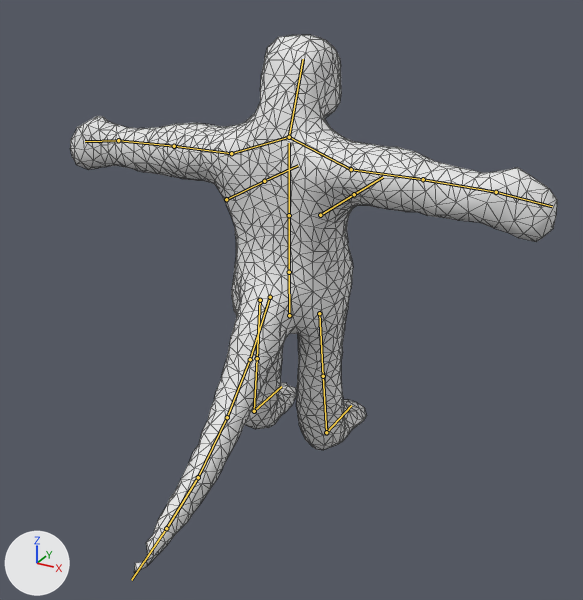
The FBX model models/Ogre.fbx: old version first, new version second.
Rendered twice from a camera (50 mm lens) standing at (3.68, -6.65, 2.52) and looking at (0.47, -0.82, -0.4). The lights are fixed; the arrows at lower left show +X, +Y and +Z. The older version comes first. The bones that change, and the others that lie on the model, are drawn over the model as lines. Mesh edges are drawn as thin lines.

Names of what the first picture shows: 'Ogre'.
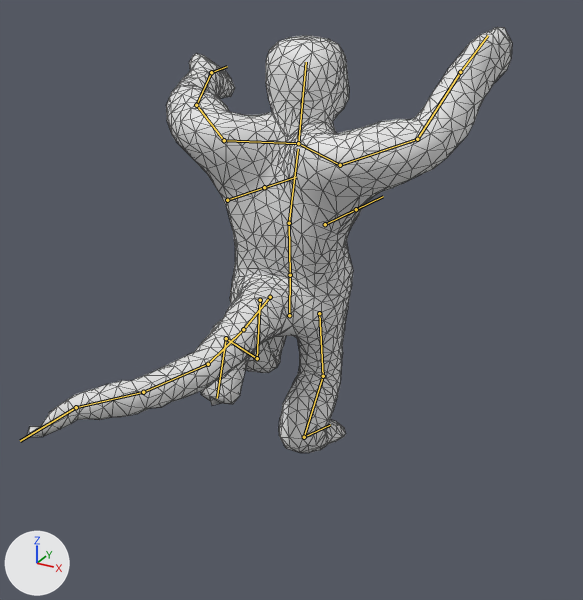
The newer file adds an action. The first version stands in its rest pose; the second is drawn at frame 6 of the action 'OgreChase'.

Location of each change, [x1, y1, x2, y2] in pixels of the pictures (583 x 600 px):
```json
{"object": "Ogre", "change": "posed", "before": [70, 35, 557, 573], "after": [27, 27, 512, 453], "on screen": "21% shorter"}
{"bone": "Body1", "before": "(289, 315) to (289, 272)", "after": "(289, 315) to (290, 275)"}
{"bone": "Body2", "before": "(289, 272) to (289, 215)", "after": "(290, 275) to (289, 223)"}
{"bone": "Body3", "before": "(289, 215) to (289, 143)", "after": "(289, 223) to (298, 149)"}
{"bone": "Head", "before": "(289, 137) to (303, 59)", "after": "(298, 143) to (306, 62)"}
{"bone": "LeftShoulder", "before": "(289, 137) to (231, 153)", "after": "(298, 143) to (224, 140)"}
{"bone": "UpperLeftArm", "before": "(231, 153) to (174, 146)", "after": "(224, 140) to (196, 105)"}
{"bone": "LowerLeftArm", "before": "(174, 146) to (118, 140)", "after": "(196, 105) to (211, 72)"}
{"bone": "LeftClaw", "before": "(118, 140) to (85, 141)", "after": "(211, 72) to (227, 66)"}
{"bone": "RightShoulder", "before": "(289, 137) to (351, 169)", "after": "(298, 143) to (340, 165)"}
{"bone": "UpperRightArm", "before": "(351, 169) to (423, 179)", "after": "(340, 165) to (417, 139)"}
{"bone": "LowerRightArm", "before": "(423, 179) to (496, 192)", "after": "(417, 139) to (460, 72)"}
{"bone": "RightClaw", "before": "(496, 192) to (552, 206)", "after": "(460, 72) to (488, 35)"}
{"bone": "LowerLeftLeg", "before": "(257, 358) to (254, 411)", "after": "(257, 358) to (226, 338)"}
{"bone": "LeftFoot", "before": "(254, 411) to (281, 386)", "after": "(226, 338) to (217, 398)"}
{"bone": "LowerRightLeg", "before": "(323, 376) to (326, 432)", "after": "(323, 376) to (304, 437)"}
{"bone": "RightFoot", "before": "(326, 432) to (351, 405)", "after": "(304, 437) to (330, 425)"}
{"bone": "Tail1", "before": "(270, 297) to (250, 359)", "after": "(270, 297) to (243, 329)"}
{"bone": "Tail2", "before": "(250, 359) to (227, 417)", "after": "(243, 329) to (208, 364)"}
{"bone": "Tail3", "before": "(227, 417) to (198, 477)", "after": "(208, 364) to (143, 392)"}
{"bone": "Tail4", "before": "(198, 477) to (166, 528)", "after": "(143, 392) to (76, 407)"}
{"bone": "Tail5", "before": "(166, 528) to (131, 580)", "after": "(76, 407) to (20, 441)"}
```

Scene script edits in JSON lines:
```json
{"block": "bone_body1", "where": "bone_body1 = bpy.data.objects['Ogre_Armature'].pose.bones['Body1']"}
{"op": "set", "path": "bone_body1.rotation_quaternion", "old": "(1.0, 0.0, 0.0, 0.0)", "new": "(0.997, 0.06, 0.011, -0.042)", "note": "degrees (0, 0, 0) -> degrees (7, 2, -5)"}
{"block": "bone_body2", "where": "bone_body2 = bpy.data.objects['Ogre_Armature'].pose.bones['Body2']  # child of 'Body1'"}
{"op": "set", "path": "bone_body2.rotation_quaternion", "old": "(1.0, 0.0, 0.0, 0.0)", "new": "(0.999, 0.034, 0.0, 0.0)", "note": "degrees (0, 0, 0) -> degrees (4, 0, 0)"}
{"block": "bone_body3", "where": "bone_body3 = bpy.data.objects['Ogre_Armature'].pose.bones['Body3']  # child of 'Body2'"}
{"op": "set", "path": "bone_body3.rotation_quaternion", "old": "(1.0, 0.0, 0.0, 0.0)", "new": "(0.99, -0.142, 0.0, 0.0)", "note": "degrees (0, 0, 0) -> degrees (-16, 0, 0)"}
{"block": "bone_head", "where": "bone_head = bpy.data.objects['Ogre_Armature'].pose.bones['Head']  # child of 'Body3'"}
{"op": "set", "path": "bone_head.rotation_quaternion", "old": "(1.0, 0.0, 0.0, 0.0)", "new": "(0.975, 0.221, 0.0, 0.0)", "note": "degrees (0, 0, 0) -> degrees (25, 0, 0)"}
{"block": "bone_leftshoulder", "where": "bone_leftshoulder = bpy.data.objects['Ogre_Armature'].pose.bones['LeftShoulder']  # child of 'Body3'"}
{"op": "set", "path": "bone_leftshoulder.rotation_quaternion", "old": "(1.0, 0.0, 0.0, 0.0)", "new": "(0.954, 0.274, -0.013, -0.121)", "note": "degrees (0, 0, 0) -> degrees (32, 2, -14)"}
{"block": "bone_upperleftarm", "where": "bone_upperleftarm = bpy.data.objects['Ogre_Armature'].pose.bones['UpperLeftArm']  # child of 'LeftShoulder'"}
{"op": "set", "path": "bone_upperleftarm.rotation_quaternion", "old": "(1.0, 0.0, 0.0, 0.0)", "new": "(0.84, -0.503, -0.201, -0.023)", "note": "degrees (0, 0, 0) -> degrees (-64, -21, 10)"}
{"block": "bone_lowerleftarm", "where": "bone_lowerleftarm = bpy.data.objects['Ogre_Armature'].pose.bones['LowerLeftArm']  # child of 'UpperLeftArm'"}
{"op": "set", "path": "bone_lowerleftarm.rotation_quaternion", "old": "(1.0, 0.0, 0.0, 0.0)", "new": "(0.878, -0.345, -0.327, 0.054)", "note": "degrees (0, 0, 0) -> degrees (-49, -32, 22)"}
{"block": "bone_leftclaw", "where": "bone_leftclaw = bpy.data.objects['Ogre_Armature'].pose.bones['LeftClaw']  # child of 'LowerLeftArm'"}
{"op": "set", "path": "bone_leftclaw.rotation_quaternion", "old": "(1.0, 0.0, 0.0, 0.0)", "new": "(0.972, 0.083, -0.195, 0.101)", "note": "degrees (0, 0, 0) -> degrees (8, -23, 10)"}
{"block": "bone_rightshoulder", "where": "bone_rightshoulder = bpy.data.objects['Ogre_Armature'].pose.bones['RightShoulder']  # child of 'Body3'"}
{"op": "set", "path": "bone_rightshoulder.rotation_quaternion", "old": "(1.0, 0.0, 0.0, 0.0)", "new": "(0.954, 0.274, 0.013, 0.121)", "note": "degrees (0, 0, 0) -> degrees (32, -2, 14)"}
{"block": "bone_upperrightarm", "where": "bone_upperrightarm = bpy.data.objects['Ogre_Armature'].pose.bones['UpperRightArm']  # child of 'RightShoulder'"}
{"op": "set", "path": "bone_upperrightarm.rotation_quaternion", "old": "(1.0, 0.0, 0.0, 0.0)", "new": "(0.855, -0.472, 0.191, 0.103)", "note": "degrees (0, 0, 0) -> degrees (-58, 25, 0)"}
{"block": "bone_lowerrightarm", "where": "bone_lowerrightarm = bpy.data.objects['Ogre_Armature'].pose.bones['LowerRightArm']  # child of 'UpperRightArm'"}
{"op": "set", "path": "bone_lowerrightarm.rotation_quaternion", "old": "(1.0, 0.0, 0.0, 0.0)", "new": "(0.91, 0.225, 0.212, -0.277)", "note": "degrees (0, 0, 0) -> degrees (20, 31, -28)"}
{"block": "bone_rightclaw", "where": "bone_rightclaw = bpy.data.objects['Ogre_Armature'].pose.bones['RightClaw']  # child of 'LowerRightArm'"}
{"op": "set", "path": "bone_rightclaw.rotation_quaternion", "old": "(1.0, 0.0, 0.0, 0.0)", "new": "(0.975, 0.089, 0.199, -0.028)", "note": "degrees (0, 0, 0) -> degrees (10, 23, -1)"}
{"block": "bone_lowerleftleg", "where": "bone_lowerleftleg = bpy.data.objects['Ogre_Armature'].pose.bones['LowerLeftLeg']  # child of 'UpperLeftLeg'"}
{"op": "set", "path": "bone_lowerleftleg.rotation_quaternion", "old": "(1.0, 0.0, 0.0, 0.0)", "new": "(0.407, 0.0, 0.075, 0.91)", "note": "degrees (0, 0, 0) -> degrees (8, 3, 132)"}
{"block": "bone_leftfoot", "where": "bone_leftfoot = bpy.data.objects['Ogre_Armature'].pose.bones['LeftFoot']  # child of 'LowerLeftLeg'"}
{"op": "set", "path": "bone_leftfoot.rotation_quaternion", "old": "(1.0, 0.0, 0.0, 0.0)", "new": "(0.981, 0.0, 0.0, -0.196)", "note": "degrees (0, 0, 0) -> degrees (0, 0, -23)"}
{"block": "bone_lowerrightleg", "where": "bone_lowerrightleg = bpy.data.objects['Ogre_Armature'].pose.bones['LowerRightLeg']  # child of 'UpperRightLeg'"}
{"op": "set", "path": "bone_lowerrightleg.rotation_quaternion", "old": "(1.0, 0.0, 0.0, 0.0)", "new": "(0.906, 0.0, -0.035, 0.421)", "note": "degrees (0, 0, 0) -> degrees (-2, -4, 50)"}
{"block": "bone_rightfoot", "where": "bone_rightfoot = bpy.data.objects['Ogre_Armature'].pose.bones['RightFoot']  # child of 'LowerRightLeg'"}
{"op": "set", "path": "bone_rightfoot.rotation_quaternion", "old": "(1.0, 0.0, 0.0, 0.0)", "new": "(0.961, 0.0, 0.0, -0.276)", "note": "degrees (0, 0, 0) -> degrees (0, 0, -32)"}
{"block": "bone_tail1", "where": "bone_tail1 = bpy.data.objects['Ogre_Armature'].pose.bones['Tail1']"}
{"op": "set", "path": "bone_tail1.rotation_quaternion", "old": "(1.0, 0.0, 0.0, 0.0)", "new": "(0.918, -0.39, -0.034, -0.061)", "note": "degrees (0, 0, 0) -> degrees (-46, -6, -5)"}
{"block": "bone_tail2", "where": "bone_tail2 = bpy.data.objects['Ogre_Armature'].pose.bones['Tail2']  # child of 'Tail1'"}
{"op": "set", "path": "bone_tail2.rotation_quaternion", "old": "(1.0, 0.0, 0.0, 0.0)", "new": "(0.995, 0.069, 0.041, 0.064)", "note": "degrees (0, 0, 0) -> degrees (8, 4, 8)"}
{"block": "bone_tail3", "where": "bone_tail3 = bpy.data.objects['Ogre_Armature'].pose.bones['Tail3']  # child of 'Tail2'"}
{"op": "set", "path": "bone_tail3.rotation_quaternion", "old": "(1.0, 0.0, 0.0, 0.0)", "new": "(0.973, 0.05, 0.027, 0.225)", "note": "degrees (0, 0, 0) -> degrees (6, 2, 26)"}
{"block": "bone_tail4", "where": "bone_tail4 = bpy.data.objects['Ogre_Armature'].pose.bones['Tail4']  # child of 'Tail3'"}
{"op": "set", "path": "bone_tail4.rotation_quaternion", "old": "(1.0, 0.0, 0.0, 0.0)", "new": "(0.991, 0.056, -0.015, 0.119)", "note": "degrees (0, 0, 0) -> degrees (6, -2, 14)"}
{"block": "bone_tail5", "where": "bone_tail5 = bpy.data.objects['Ogre_Armature'].pose.bones['Tail5']  # child of 'Tail4'"}
{"op": "set", "path": "bone_tail5.rotation_quaternion", "old": "(1.0, 0.0, 0.0, 0.0)", "new": "(0.964, 0.078, -0.038, -0.252)", "note": "degrees (0, 0, 0) -> degrees (10, -2, -30)"}
```
